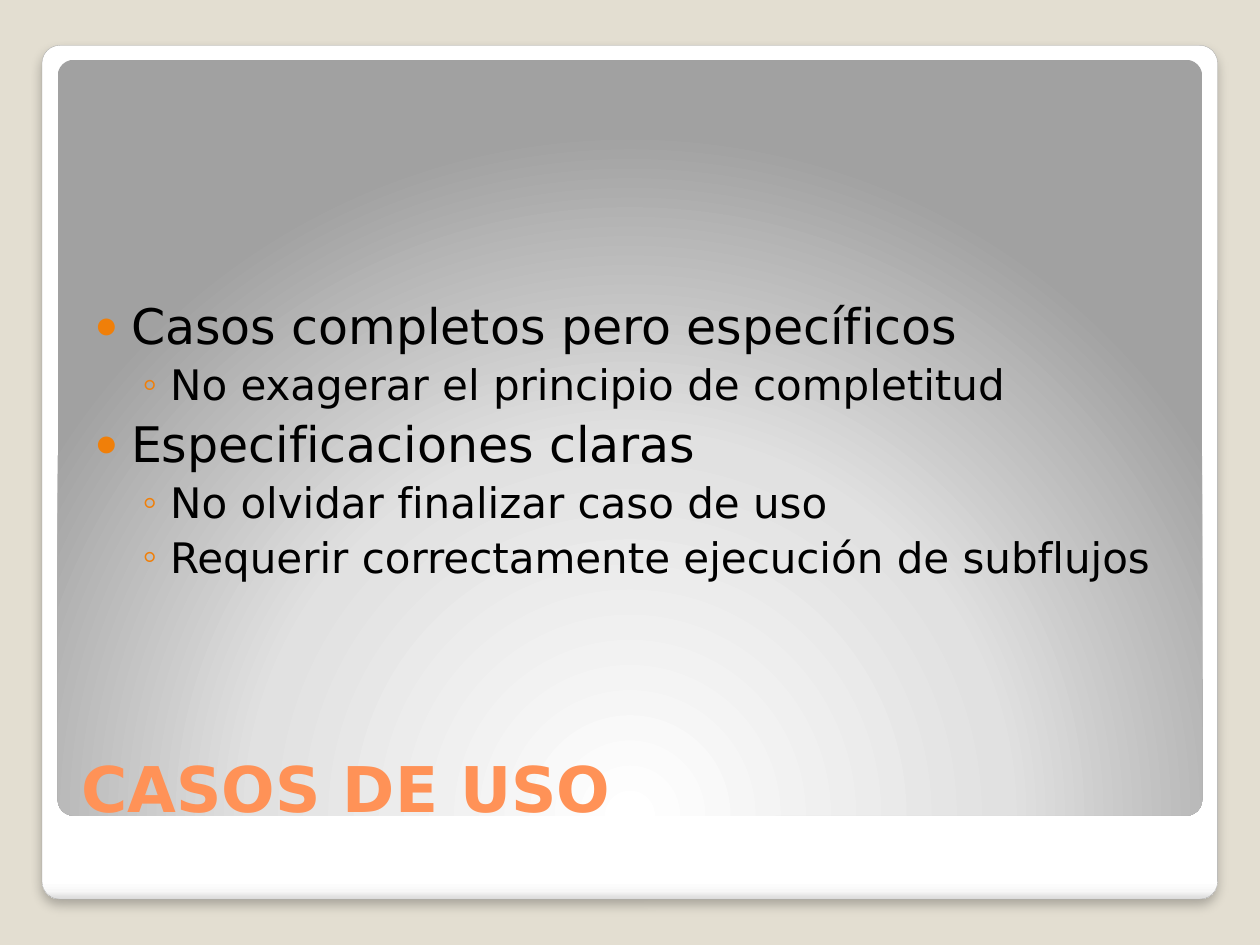
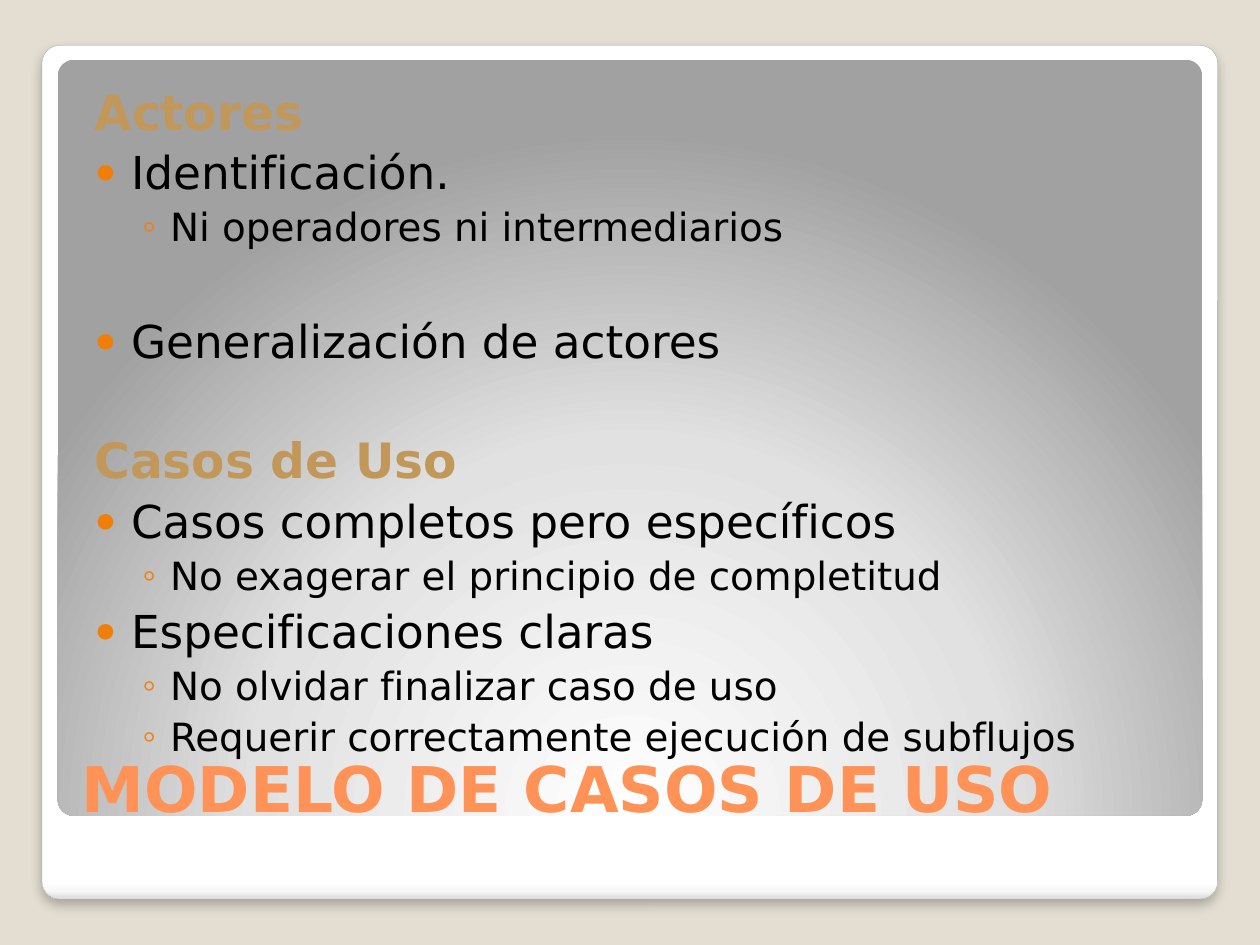
Before and after one commit to invernizzie/fiuba-grupoanin, a slide deck: slide 8 of TODOMUNDO/presentacion.pptx. Drawn at 1260x945 pixels with LibreOffice and Linux fonts; fonts in the diff are those of the drawing. Boxes give left, top, right and bottom in pixels: in the first picture for what was removed or moved away, otherwise in the second. Text is boxed around its words. In the diff, an @@ line names an element or a change of style, - is before the commit and + after.

```diff
--- a/TODOMUNDO/presentacion.pptx
+++ b/TODOMUNDO/presentacion.pptx
@@ text "Actores": place and size @@
-text "Actores" at <box>131,304,1150,582</box>
+text "Actores" at <box>94,152,1076,759</box>
@@ text at <box>94,152,783,479</box>: paragraphs added @@
+Actores
+● Identificación.
+  ◦ Ni operadores ni intermediarios
+● Generalización de actores
+Casos de Uso
@@ text at <box>131,501,1076,759</box>: size 28 to 25.9 pt in "Casos completos pero específicos", "Especificaciones claras"; size 24 to 22.2 pt in "No exagerar el principio de completitud", "No olvidar finalizar caso de uso", "Requerir correctamente ejecución de subflujos" @@
@@ title at <box>82,761,1052,825</box>: text changed @@
-CASOS DE USO
+MODELO DE CASOS DE USO
```
Also in this commit, not shown: 6 other slides changed, 1 slide added, 1 slide removed.
